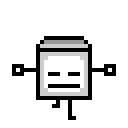
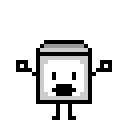
Before/after of a 128 × 128 layered artwork. What changed in the layer stack:
hid "Walking 1 F" over [12, 36, 116, 120]
added layer "Pain" over [16, 40, 112, 120]
